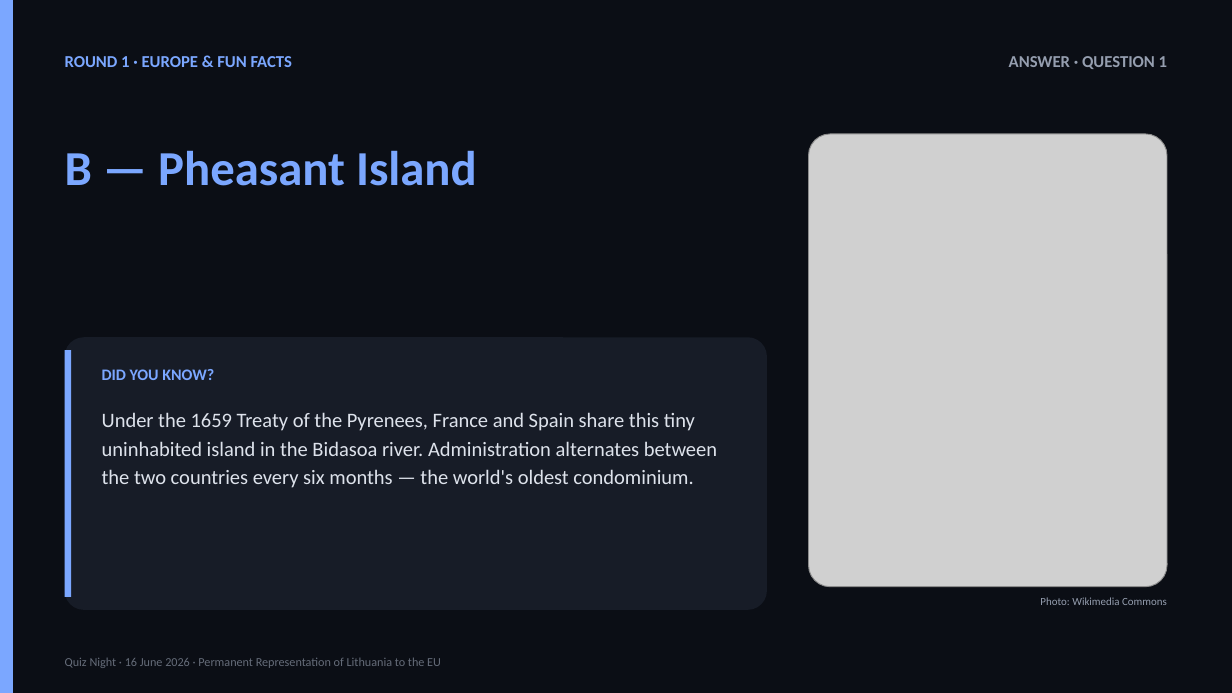
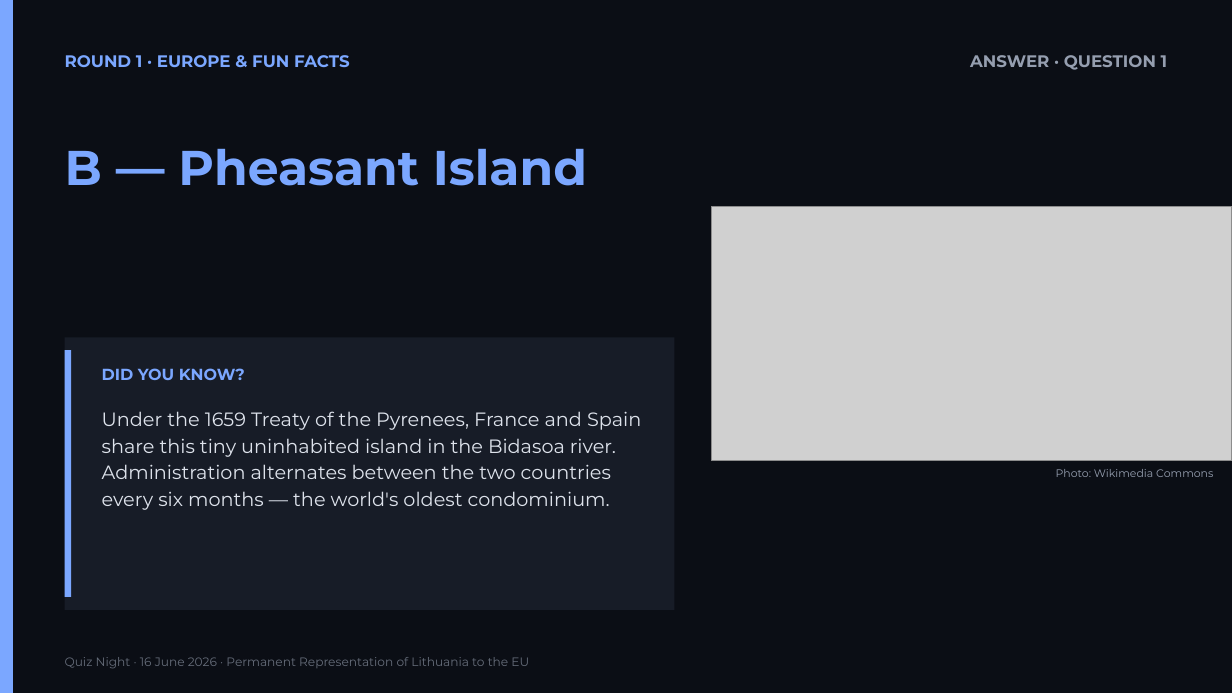
Before and after one commit to splice11/protmusis, a slide deck: slide 5 of Quiz_Night_2026-06-16.pptx. Drawn at 1232x693 pixels with LibreOffice and Linux fonts; fonts in the diff are those of the drawing; grey boxes stand for pictures. Boxes give left, top, right and bottom in pixels: in the first picture for what was removed or moved away, otherwise in the second. Text is boxed around its words. In the diff, an @@ line names an element or a change of style, - is before the commit and + after.

```diff
--- a/Quiz_Night_2026-06-16.pptx
+++ b/Quiz_Night_2026-06-16.pptx
@@ picture: place and size @@
-picture at [809,134,1167,587]
+picture at [712,207,1232,461]
@@ rounded rectangle removed at [65,337,767,610] @@
@@ rectangle added at [65,337,675,610], fill #171C27 @@
@@ text "Under the 1659 Treaty of ..." at [102,411,641,510]: size 16 to 15 pt, font Calibri to Montserrat @@
@@ font Calibri to Montserrat in 6 elements at [65,657,529,668], [65,55,350,68], [970,55,1168,70], [65,148,587,186], [102,368,245,380], [1056,469,1213,477] @@
@@ text "Photo: Wikimedia Commons": place and size @@
-text "Photo: Wikimedia Commons" at [1040,597,1167,605]
+text "Photo: Wikimedia Commons" at [1056,469,1213,477]
```
Also in this commit, not shown: 48 other slides changed, 44 other files.
